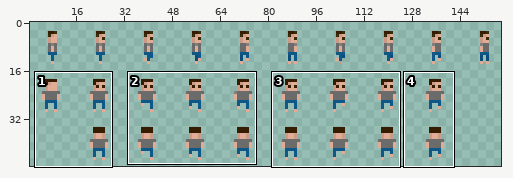
Sprite sheet -- assets/player_sprites.png. Above, an overview of the earlier version with the close-up marked.
Close-up. Before the commit:
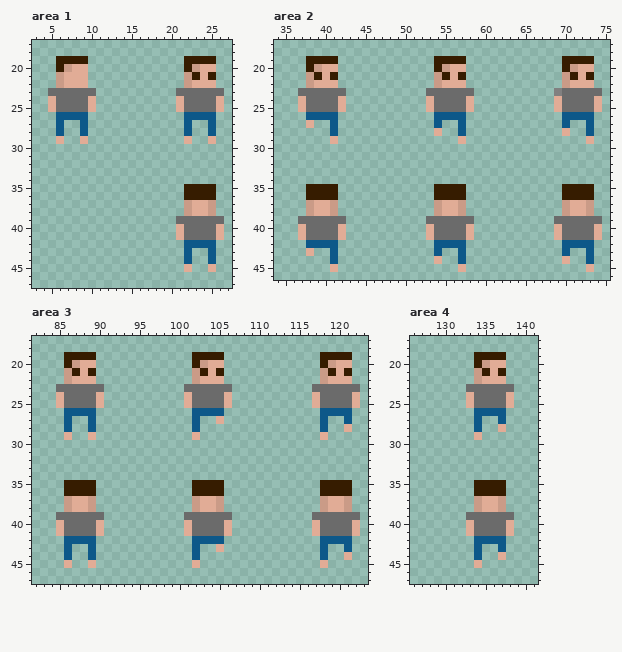
The file is 160x48 pixels. Shown: area 1: x 3..27, y 17..47; area 2: x 34..75, y 17..46; area 3: x 82..123, y 17..47; area 4: x 126..141, y 17..47. The wide view leaves out empty margins.
Once edited:
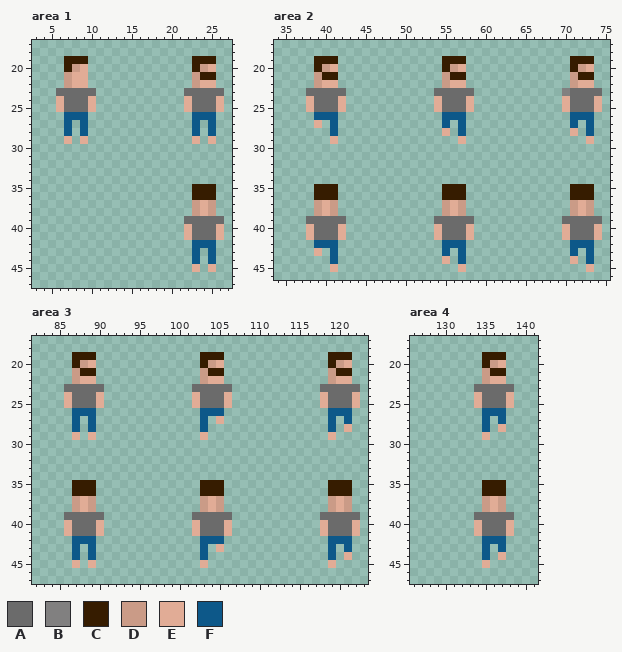
Palette (. is transparent): A #6b6b6b  B #818080  C #361c00  D #ca9b87  E #e1ac96  F #0d5889
What changed:
Area 1:
y 19: x 6 C -> .; x 22 C -> .
y 20: x 6..8 CDE -> .CD; x 22..24 CDE -> .CD
y 21: x 6..7 DE -> .D; x 22..24 DCE -> .DC
y 22: x 6..7 DE -> .D; x 22..23 DE -> .D
y 23: x 5 A -> .; x 21 A -> .
y 24..25: x 5..6 EA -> .E; x 21..22 EA -> .E
y 26: x 6 F -> .; x 22 F -> .
y 27..28: x 6..7 F. -> .F; x 22..23 F. -> .F
y 29: x 6..7 E. -> .E; x 22..23 E. -> .E
y 35..36: x 22 C -> .
y 37..38: x 22..23 DE -> .D
y 39: x 21 A -> .
y 40..41: x 21..22 EA -> .E
y 42: x 22 F -> .
y 43..44: x 22..23 F. -> .F
y 45: x 22..23 E. -> .E
Area 2:
y 19: x 38 C -> .; x 54 C -> .; x 70 C -> .
y 20: x 38..40 CDE -> .CD; x 54..56 CDE -> .CD; x 70..72 CDE -> .CD
y 21: x 38..40 DCE -> .DC; x 54..56 DCE -> .DC; x 70..72 DCE -> .DC
y 22: x 38..39 DE -> .D; x 54..55 DE -> .D; x 70..71 DE -> .D
y 23: x 37 A -> .; x 53 A -> .; x 69..70 BA -> .B
y 24..25: x 37..38 EA -> .E; x 53..54 EA -> .E; x 69..70 EA -> .E
y 26: x 38 F -> .; x 54 F -> .; x 70 F -> .
y 27: x 38..39 E. -> .E; x 54..55 F. -> .F; x 70..71 F. -> .F
y 28: x 54..55 E. -> .E; x 70..71 E. -> .E
y 35..36: x 38 C -> .; x 54 C -> .; x 70 C -> .
y 37..38: x 38..39 DE -> .D; x 54..55 DE -> .D; x 70..71 DE -> .D
y 39: x 37 A -> .; x 53 A -> .; x 69 A -> .
y 40..41: x 37..38 EA -> .E; x 53..54 EA -> .E; x 69..70 EA -> .E
y 42: x 38 F -> .; x 54 F -> .; x 70 F -> .
y 43: x 38..39 E. -> .E; x 54..55 F. -> .F; x 70..71 F. -> .F
y 44: x 54..55 E. -> .E; x 70..71 E. -> .E
Area 3:
y 19: x 86 C -> .; x 102 C -> .; x 118 C -> .
y 20: x 86..88 CDE -> .CD; x 102..104 CDE -> .CD; x 118..120 CDE -> .CD
y 21: x 86..88 DCE -> .DC; x 102..104 DCE -> .DC; x 118..120 DCE -> .DC
y 22: x 86..87 DE -> .D; x 102..103 DE -> .D; x 118..119 DE -> .D
y 23: x 85 A -> .; x 101 A -> .; x 117 A -> .
y 24..25: x 85..86 EA -> .E; x 101..102 EA -> .E; x 117..118 EA -> .E
y 26: x 86 F -> .; x 102 F -> .; x 118 F -> .
y 27..28: x 86..87 F. -> .F; x 102..103 F. -> .F; x 118..119 F. -> .F
y 29: x 86..87 E. -> .E; x 102..103 E. -> .E; x 118..119 E. -> .E
y 35..36: x 86 C -> .; x 102 C -> .; x 118 C -> .
y 37..38: x 86..87 DE -> .D; x 102..103 DE -> .D; x 118..119 DE -> .D
y 39: x 85 A -> .; x 101 A -> .; x 117 A -> .
y 40..41: x 85..86 EA -> .E; x 101..102 EA -> .E; x 117..118 EA -> .E
y 42: x 86 F -> .; x 102 F -> .; x 118 F -> .
y 43..44: x 86..87 F. -> .F; x 102..103 F. -> .F; x 118..119 F. -> .F
y 45: x 86..87 E. -> .E; x 102..103 E. -> .E; x 118..119 E. -> .E
Area 4:
y 19: x 134 C -> .
y 20: x 134..136 CDE -> .CD
y 21: x 134..136 DCE -> .DC
y 22: x 134..135 DE -> .D
y 23: x 133 A -> .
y 24..25: x 133..134 EA -> .E
y 26: x 134 F -> .
y 27..28: x 134..135 F. -> .F
y 29: x 134..135 E. -> .E
y 35..36: x 134 C -> .
y 37..38: x 134..135 DE -> .D
y 39: x 133 A -> .
y 40..41: x 133..134 EA -> .E
y 42: x 134 F -> .
y 43..44: x 134..135 F. -> .F
y 45: x 134..135 E. -> .E
